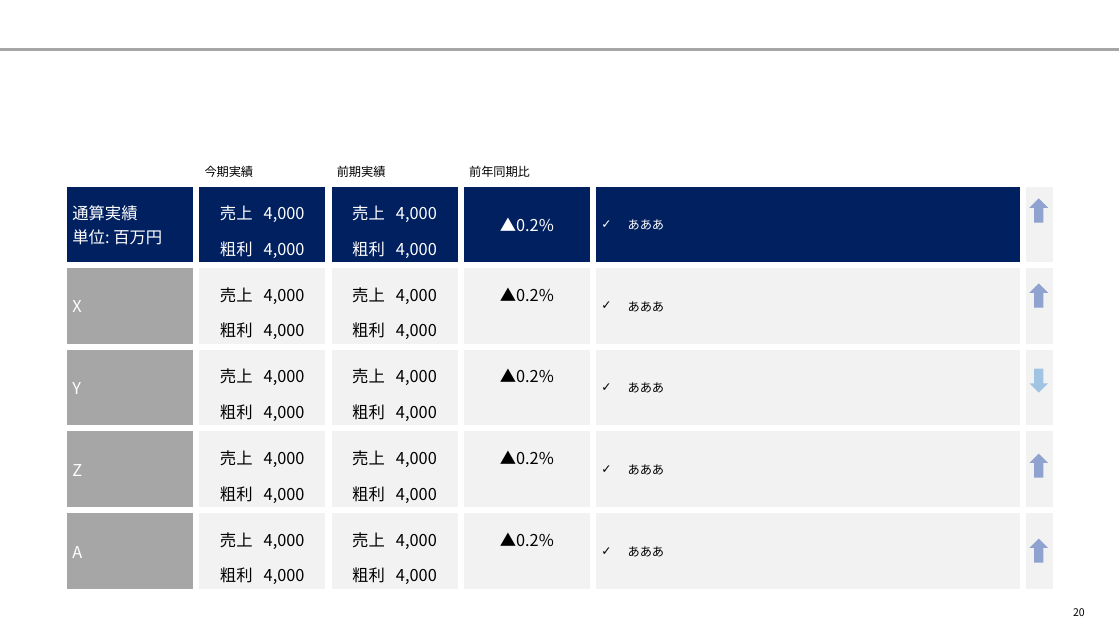
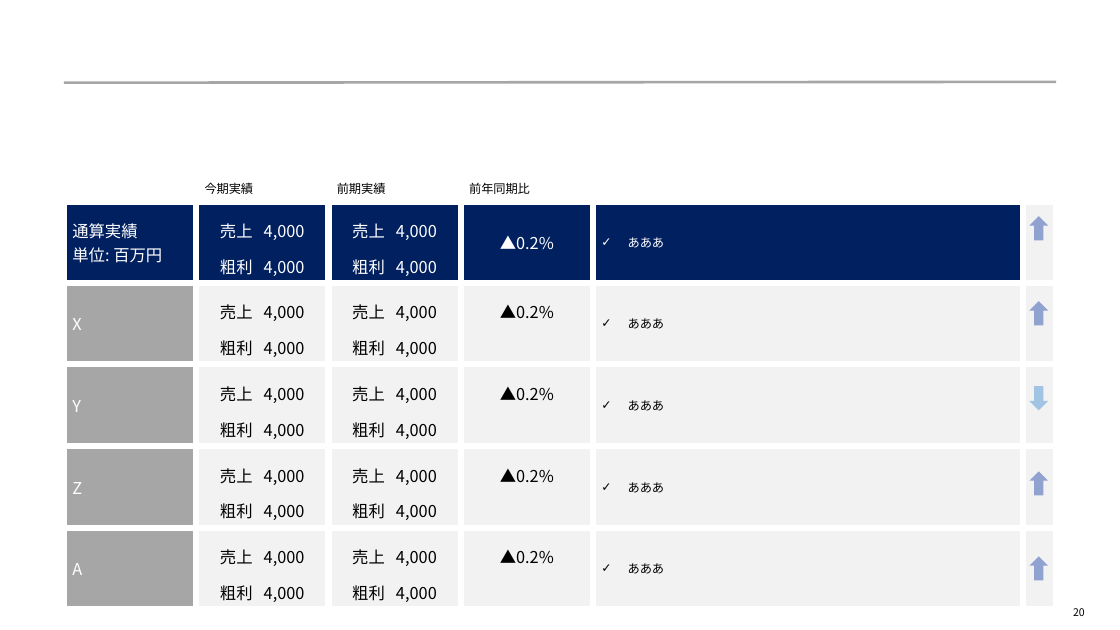
Before and after one commit to yuzucha16/dotfiles, a slide deck: slide 20 of office/slide_layout.pptx. Drawn at 1120x630 pixels with LibreOffice and Linux fonts; fonts in the diff are those of the drawing. Boxes give left, top, right and bottom in pixels: in the first picture for what was removed or moved away, otherwise in the second. Text is boxed around its words. In the diff, an @@ line names an element or a change of style, - is before the commit and + after.

Commit message:
pptx

```diff
--- a/office/slide_layout.pptx
+++ b/office/slide_layout.pptx
@@ line moved from (0, 50) - (1120, 50) to (64, 82) - (1056, 82) @@
@@ down arrow: place and size @@
-down arrow at bbox=[1029, 198, 1048, 223]
+down arrow at bbox=[1029, 216, 1048, 240]
@@ down arrow: place and size @@
-down arrow at bbox=[1029, 283, 1048, 308]
+down arrow at bbox=[1029, 302, 1048, 326]
@@ 3 down arrows, 1 table: place and size @@
-3 down arrows, 1 table at bbox=[64, 149, 1054, 590]
+3 down arrows, 1 table at bbox=[64, 166, 1054, 607]
```
Also in this commit, not shown: 32 other slides changed.
